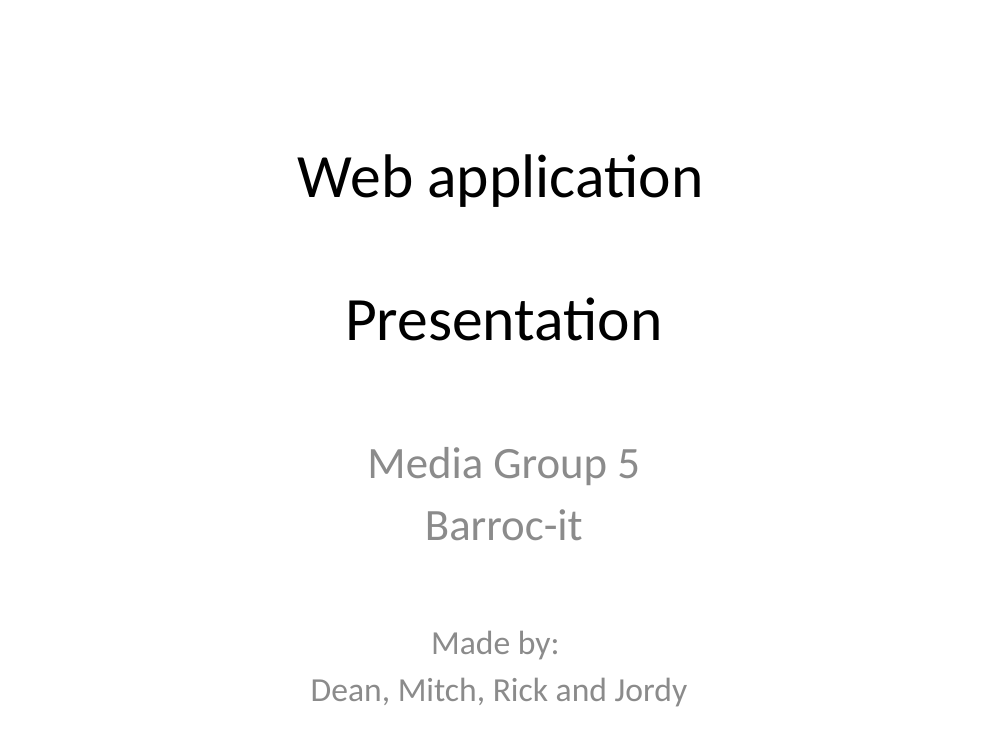
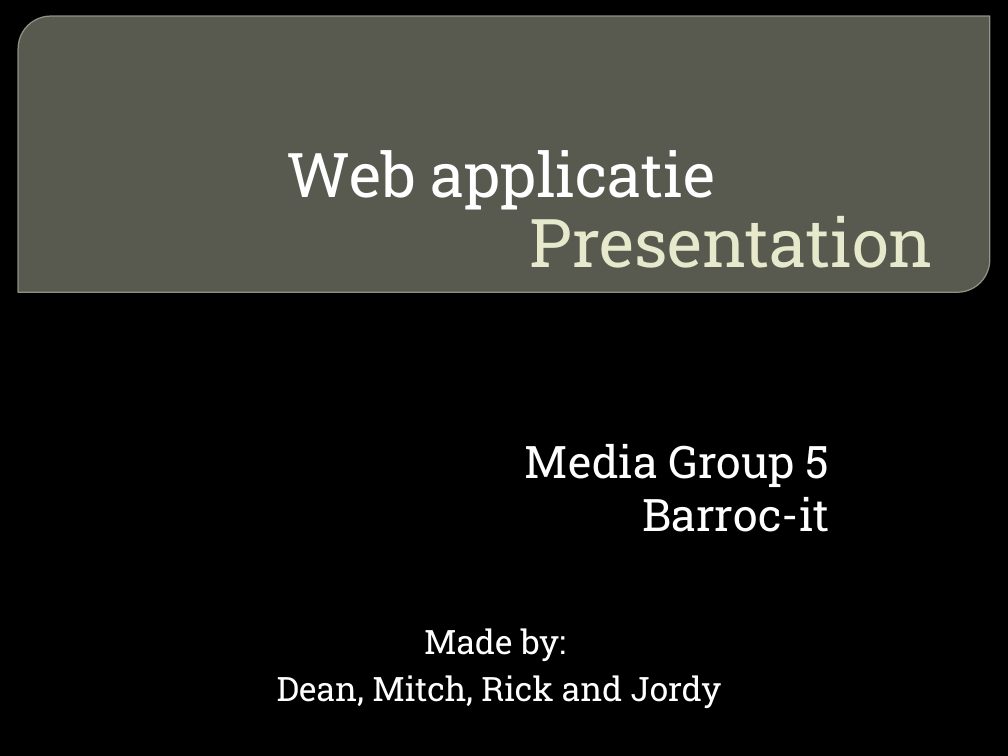
Before and after one commit to Mediagroup5/BarrocIt, a slide deck: slide 1 of barroc_Presentation.pptm. Drawn at 1008x756 pixels with LibreOffice and Linux fonts; fonts in the diff are those of the drawing; background and template pictures are left out. Boxes give left, top, right and bottom in pixels: in the first picture for what was removed or moved away, otherwise in the second. Text is boxed around its words. In the diff, an @@ line names an element or a change of style, - is before the commit and + after.

Commit message:
powerpoint en fix

```diff
--- a/barroc_Presentation.pptm
+++ b/barroc_Presentation.pptm
@@ background #FFFFFF to picture (left out) @@
@@ round diag rect added at [18,16,990,292], fill #888B7B at 65% opacity, outline #9DA090 0.87 pt @@
@@ title "Presentation": place and size @@
-title "Presentation" at [345,297,663,341]
+title "Presentation" at [530,216,933,268]
@@ title "Presentation" at [530,216,933,268]: size 44 to 48 pt, font Calibri to Roboto Slab, text colour #000000 to #E7EACB; alignment centre to right; vertical alignment middle to bottom @@
@@ text at [286,150,716,210]: text changed; font Calibri to Roboto Slab; text colour #000000 to #FFFFFF @@
-Web application
+Web applicatie
@@ subtitle "Media Group 5" at [525,444,830,532]: font Calibri to Roboto Slab, text colour #8C8C8C to #FFFFFF; alignment centre to right; less space between paragraphs @@
@@ text "Made by:" at [277,628,722,708]: font Calibri to Roboto Slab, text colour #8C8C8C to #FFFFFF @@
```
Also in this commit, not shown: 15 other slides changed, 1 slide added, 1 other file.
